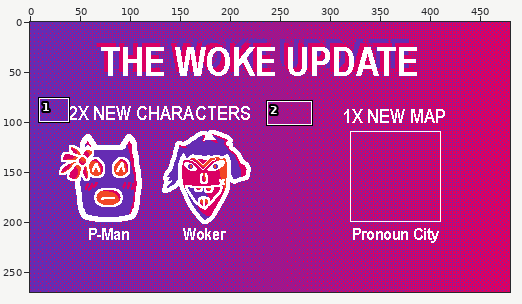
Two states of a pixel-art file, client/promo-Recovered.ase. The first picture is a wide view before the edit; the outline marks the close-up.
Close-up. Earlier state:
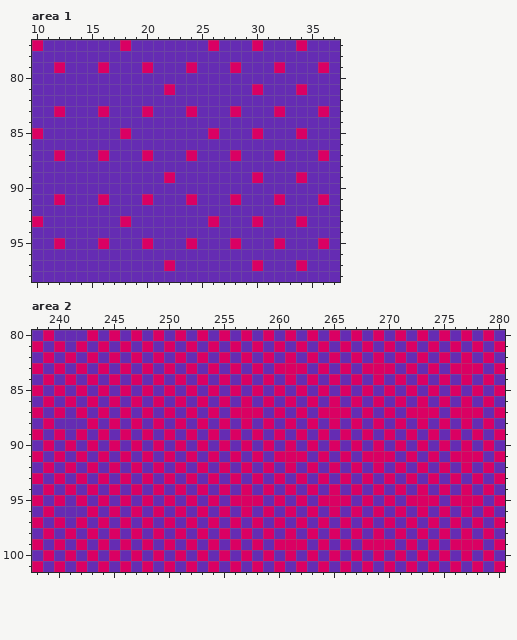
480x270 pixels, 1 frame. Shown: area 1: x 10..37, y 77..98; area 2: x 238..280, y 80..101. The commit also changed other parts of the picture, which this record leaves out.
Now the later version:
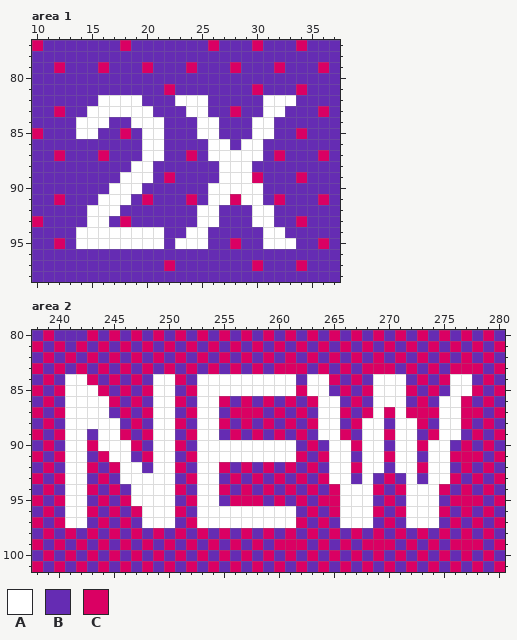
Palette (. is transparent): A #ffffff  B #652cb3  C #da0063
What changed:
Area 1, layer "Layer 1":
y 82: x 16..19 BBBB -> AAAA; x 23..25 BBB -> AAA; x 31..33 BBB -> AAA
y 83: x 15..20 BCBBBC -> AAAAAA; x 24..25 CB -> AA; x 31..32 BC -> AA
y 84: x 14..16 BBB -> AAA; x 19..21 BBB -> AAA; x 25..26 BB -> AA; x 30..31 BB -> AA
y 85: x 14..15 BB -> AA; x 20..21 BB -> AA; x 25..26 BC -> AA; x 30..31 CB -> AA
y 86: x 20..21 BB -> AA; x 26..27 BB -> AA; x 29..30 BB -> AA
y 87: x 20..21 CB -> AA; x 26..30 BBCBB -> AAAAA
y 88: x 19..20 BB -> AA; x 27..29 BBB -> AAA
y 89: x 18..20 BBB -> AAA; x 27..29 BBB -> AAA
y 90: x 17..19 BBB -> AAA; x 26..30 BBBBB -> AAAAA
y 91: x 16..18 CBB -> AAA; x 26..27 BB -> AA; x 29..30 BB -> AA
y 92: x 15..17 BBB -> AAA; x 25..26 BB -> AA; x 30..31 BB -> AA
y 93: x 15..16 BB -> AA; x 25..26 BC -> AA; x 30..31 CB -> AA
y 94: x 14..21 BBBBBBBB -> AAAAAAAA; x 24..25 BB -> AA; x 31..32 BB -> AA
y 95: x 14..21 BBCBBBCB -> AAAAAAAA; x 23..25 BCB -> AAA; x 31..33 BCB -> AAA
Area 2, layer "Layer 1":
y 84: x 241..242 CB -> AA; x 249..250 CB -> AA; x 253..261 CBCBCBCBC -> AAAAAAAAA; x 263..264 CB -> AA; x 269..271 CBC -> AAA; x 276..277 BC -> AA
y 85: x 241..243 BCB -> AAA; x 249..250 BC -> AA; x 253..261 BCBCBCBCB -> AAAAAAAAA; x 263..264 BC -> AA; x 269..271 BCB -> AAA; x 276..277 CB -> AA
y 86: x 241..244 CBCB -> AAAA; x 249..250 CB -> AA; x 253..254 CB -> AA; x 264..265 BC -> AA; x 269..271 CBC -> AAA; x 275..276 CB -> AA
y 87: x 241..244 BCBC -> AAAA; x 249..250 BC -> AA; x 253..254 BC -> AA; x 264..265 CC -> AA; x 269 B -> A; x 271 B -> A; x 275..276 BC -> AA
y 88: x 241..245 BBCBC -> AAAAA; x 249..250 CB -> AA; x 253..254 CB -> AA; x 264..265 BC -> AA; x 268..269 BC -> AA; x 271..272 CB -> AA; x 275..276 CB -> AA
y 89: x 241..242 BC -> AA; x 244..245 CB -> AA; x 249..250 BC -> AA; x 253..254 BC -> AA; x 264..265 CB -> AA; x 268..269 CB -> AA; x 271..272 BC -> AA; x 275..276 BC -> AA
y 90: x 241..242 CB -> AA; x 244..246 BCB -> AAA; x 249..250 CB -> AA; x 253..261 CBCBCBCBC -> AAAAAAAAA; x 265..266 CB -> AA; x 268..269 BC -> AA; x 271..272 CB -> AA; x 274..275 BC -> AA
y 91: x 241..242 BC -> AA; x 245..246 BC -> AA; x 249..250 BC -> AA; x 253..261 BCBCBCBCC -> AAAAAAAAA; x 265..266 BC -> AA; x 268..269 CC -> AA; x 271..272 BC -> AA; x 274..275 CB -> AA
y 92: x 241..242 CB -> AA; x 246..247 BC -> AA; x 249..250 CB -> AA; x 253..254 CB -> AA; x 265..266 CB -> AA; x 268..269 BC -> AA; x 271..272 CB -> AA; x 274..275 BC -> AA
y 93: x 241..242 BC -> AA; x 246..250 CBCBC -> AAAAA; x 253..254 BC -> AA; x 265..266 BC -> AA; x 268 C -> A; x 272 C -> A; x 274..275 CB -> AA
y 94: x 241..242 CB -> AA; x 247..250 CBCB -> AAAA; x 253..254 CB -> AA; x 266..268 BCB -> AAA; x 272..274 BCB -> AAA
y 95: x 241..242 BC -> AA; x 247..250 BCBC -> AAAA; x 253..254 BC -> AA; x 266..268 CBC -> AAA; x 272..274 CCC -> AAA
y 96: x 241..242 BB -> AA; x 248..250 BCB -> AAA; x 253..261 CBCBCBCBC -> AAAAAAAAA; x 266..268 BCB -> AAA; x 272..274 BCB -> AAA
y 97: x 241..242 BC -> AA; x 248..250 CBC -> AAA; x 253..261 BCBCBCBCB -> AAAAAAAAA; x 266..268 CBC -> AAA; x 272..274 CBC -> AAA
Pixel boxes of the changes (left, top, right, bottom) in both close-ups:
changed: (76, 95, 296, 249)
changed: (65, 374, 472, 528)
